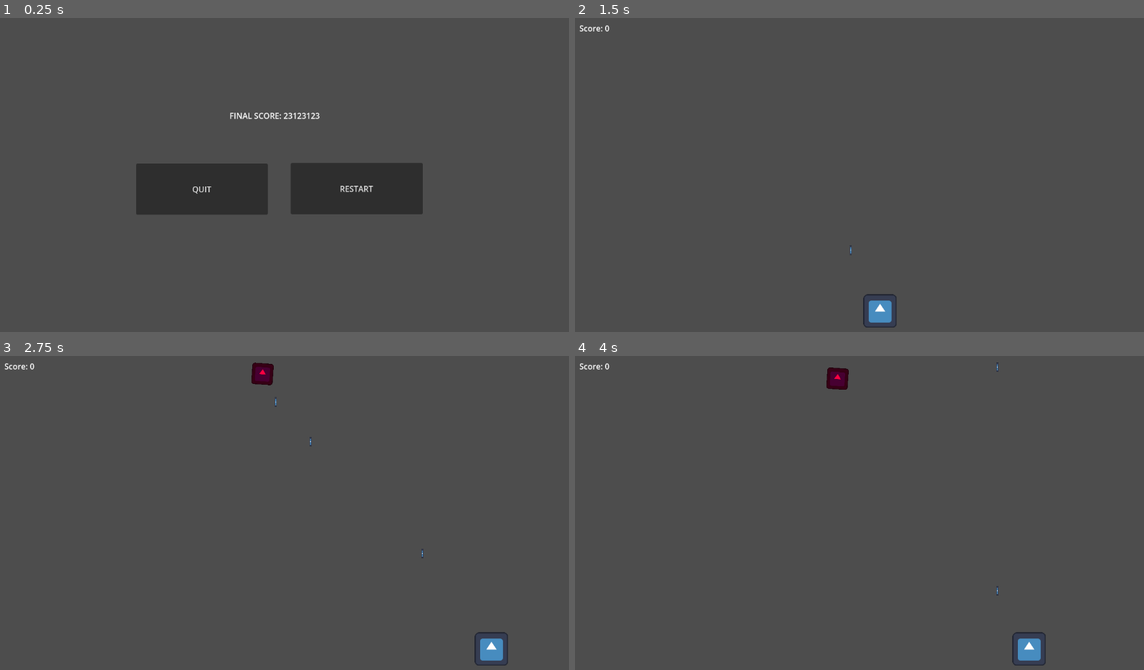
Above: before the commit, frames 1-4 (two rows, left to right).
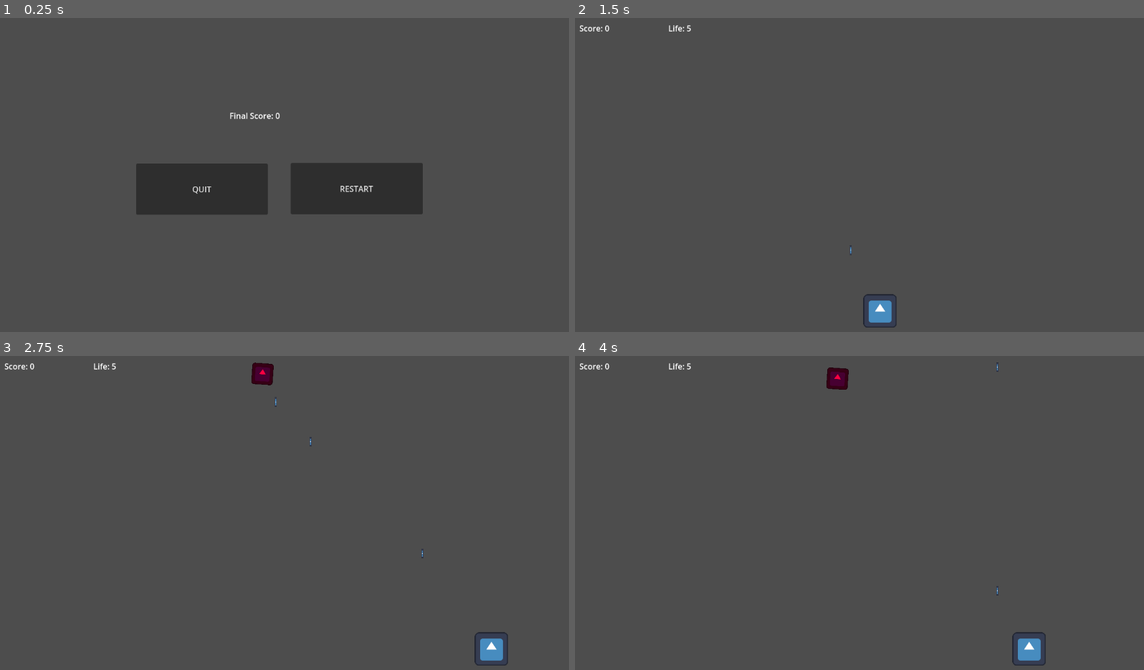
Above: after the commit, the same moments.

Repository: pengpa0012/godot-2d-platformer
Game: Godot game, scene res://Scenes/death_screen.tscn
Two runs of this game, one before a commit and one after it. Both use one fixed random seed, a clock stepped at 60 frames per second and the inputs below. This scene is started directly instead of the project's main scene. The engine's default icon, where the game draws it, is replaced by a stand-in: a white triangle on a blue panel in a dark square.
Inputs (mouse positions are in pixels of both pictures, inside the frame that each line leads up to):
- Up to frame 1 (0.25 s): no input
- Up to frame 2 (1.5 s): click "RESTART" at 0.5 s; tap Enter (ui_accept) at 1.25 s; move the mouse to (677, 27) at 1.27 s; hold Right (ui_right) from 1.28 s (still down)
- Up to frame 3 (2.75 s): keep holding Right (ui_right); tap Enter (ui_accept) at 1.52, 2.27 s; move the mouse to (170, 531) at 2.02 s
- Up to frame 4 (4 s): move the mouse to (916, 447) at 2.77 s; release Right (ui_right) at 2.78 s; hold Left (ui_left) 2.78-3.53 s; move the mouse to (831, 582) at 3.52 s; hold Right (ui_right) from 3.53 s (still down); tap Enter (ui_accept) at 3.77 s

The runs differ from the first frame. In frame 1, 0.2% of the frame differs, in the area x 41-57%, y 30-33%; in frame 2, less than 0.1%; in frame 3, less than 0.1%; in frame 4, less than 0.1%.

Commit message:
update UI

Diff:
--- a/Scenes/death_screen.tscn
+++ b/Scenes/death_screen.tscn
@@ -19,12 +19,11 @@
 offset_bottom = 396.0
 text = "QUIT"
 
-[node name="RichTextLabel" type="RichTextLabel" parent="."]
+[node name="FinalScore" type="RichTextLabel" parent="."]
 offset_left = 469.0
 offset_top = 185.0
 offset_right = 876.0
 offset_bottom = 212.0
-text = "FINAL SCORE: 23123123"
 
 [connection signal="pressed" from="Button2" to="." method="_on_button_2_pressed"]
 [connection signal="pressed" from="Button3" to="." method="_on_button_3_pressed"]
--- a/Scenes/world.tscn
+++ b/Scenes/world.tscn
@@ -1,9 +1,9 @@
 [gd_scene load_steps=7 format=3 uid="uid://bvm7ottyykwkm"]
 
 [ext_resource type="PackedScene" uid="uid://maqjce46rx84" path="res://Scenes/player.tscn" id="1_rwmap"]
+[ext_resource type="Script" path="res://Script/world.gd" id="1_sr66p"]
 [ext_resource type="Script" path="res://Script/EnemiesGenerator.gd" id="2_uu86k"]
 [ext_resource type="Script" path="res://Script/Deadzone.gd" id="3_8ptv8"]
-[ext_resource type="Script" path="res://Script/Score.gd" id="4_nlg5u"]
 
 [sub_resource type="RectangleShape2D" id="RectangleShape2D_qgmoc"]
 size = Vector2(80.5, 652)
@@ -12,6 +12,7 @@
 size = Vector2(1314, 24)
 
 [node name="World" type="Node2D"]
+script = ExtResource("1_sr66p")
 
 [node name="CanvasGroup" type="CanvasGroup" parent="."]
 
@@ -52,12 +53,17 @@
 position = Vector2(573, -242)
 shape = SubResource("RectangleShape2D_k6mxa")
 
+[node name="Life" type="RichTextLabel" parent="."]
+offset_left = 195.0
+offset_top = 9.0
+offset_right = 353.0
+offset_bottom = 49.0
+
 [node name="Score" type="RichTextLabel" parent="."]
 offset_left = 16.0
 offset_top = 9.0
-offset_right = 420.0
+offset_right = 118.0
 offset_bottom = 35.0
-script = ExtResource("4_nlg5u")
 
 [connection signal="timeout" from="CanvasGroup/EnemiesGenerator/Timer" to="CanvasGroup/EnemiesGenerator" method="_on_timer_timeout"]
 [connection signal="body_entered" from="CanvasGroup/Deadzone" to="CanvasGroup/Deadzone" method="_on_body_entered"]
--- a/Script/Score.gd
+++ /dev/null
@@ -1,5 +0,0 @@
-extends Node
-
-
-func _physics_process(delta):
-	self.text = "Score: {score}".format({"score": Global.score})
--- a/Script/death_screen.gd
+++ b/Script/death_screen.gd
@@ -1,14 +1,8 @@
 extends Node2D
 
 
-# Called when the node enters the scene tree for the first time.
 func _ready():
-	pass # Replace with function body.
-
-
-# Called every frame. 'delta' is the elapsed time since the previous frame.
-func _process(delta):
-	pass
+	$FinalScore.text = "Final Score: {score}".format({"score": Global.score})
 
 
 func _on_button_2_pressed():
--- a/Script/player.gd
+++ b/Script/player.gd
@@ -23,7 +23,11 @@
 
 func _on_area_2d_body_entered(body):
 	if "Enemy" in body.name:
+		Global.life -= 1
 		body.queue_free()
+		if Global.life == 0:
+			self.queue_free()
+			get_tree().change_scene_to_file("res://Scenes/death_screen.tscn")
 
 func shoot():
 	var bullet = bullet_scene.instantiate()
--- a/Script/start_screen.gd
+++ b/Script/start_screen.gd
@@ -1,14 +1,4 @@
 extends Node2D
-
-
-# Called when the node enters the scene tree for the first time.
-func _ready():
-	pass # Replace with function body.
-
-
-# Called every frame. 'delta' is the elapsed time since the previous frame.
-func _process(delta):
-	pass
 
 
 func _on_button_pressed():
--- /dev/null
+++ b/Script/world.gd
@@ -0,0 +1,9 @@
+extends Node2D
+
+func _ready():
+	Global.score = 0
+	Global.life = 5
+
+func _process(delta):
+	$Score.text = "Score: {score}".format({"score": Global.score})
+	$Life.text = "Life: {life}".format({"life": Global.life})
